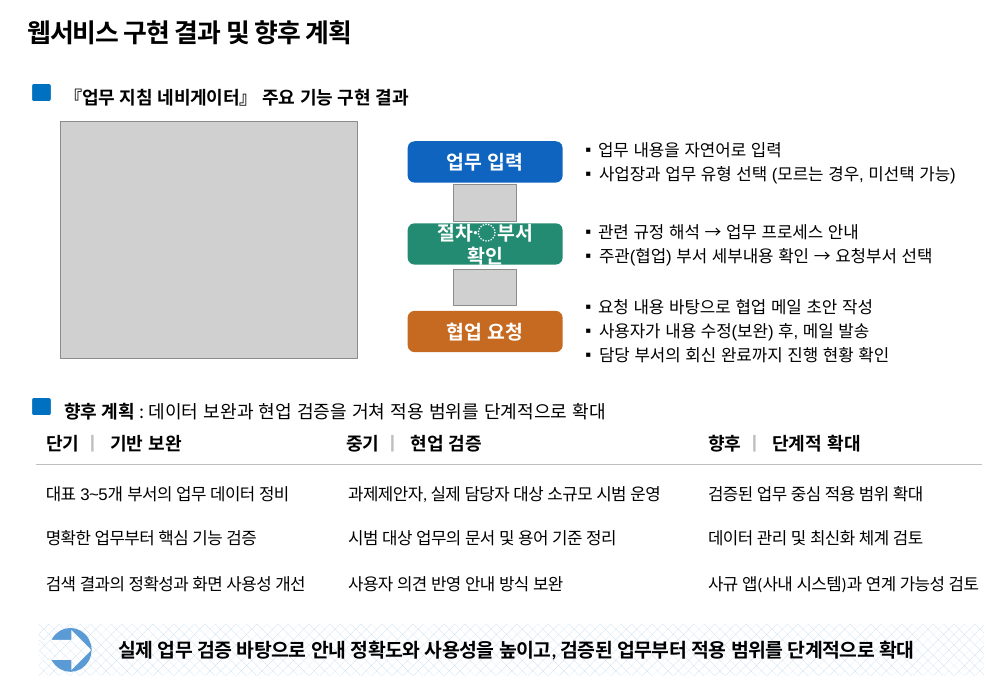
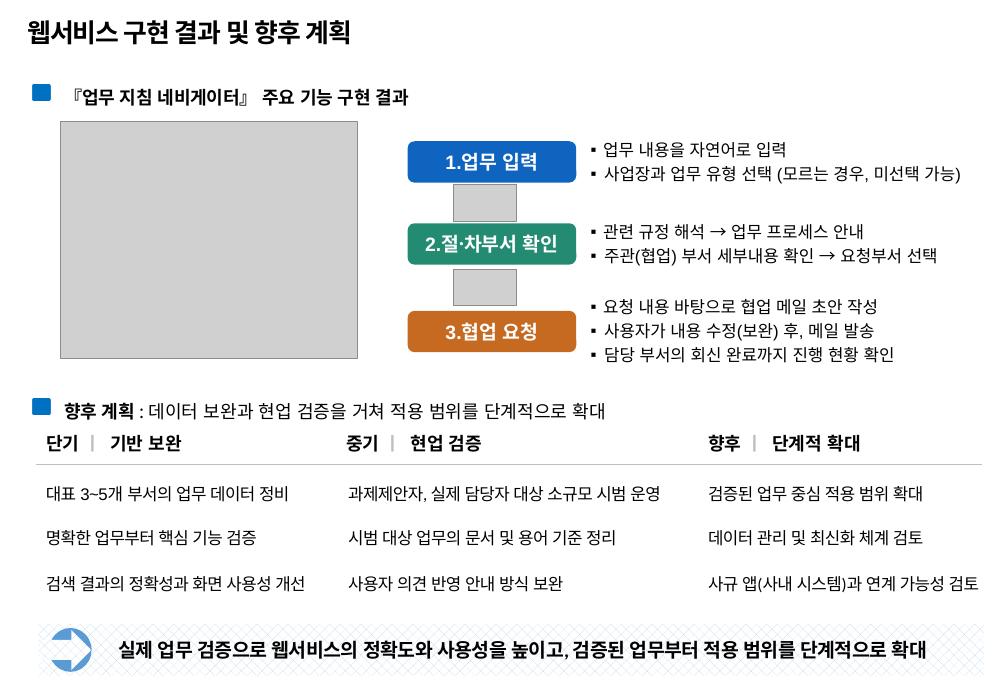
Before and after one commit to temmi81-hue/department-navigator-prototype, a slide deck: slide 3 of .codex-output/2609_업무 지침 네비게이터_발표자료.pptx. Drawn at 1008x698 pixels with LibreOffice and Linux fonts; fonts in the diff are those of the drawing; grey boxes stand for pictures; background and template pictures are left out. Boxes give left, top, right and bottom in pixels: in the first picture for what was removed or moved away, otherwise in the second. Text is boxed around its words. In the diff, an @@ line names an element or a change of style, - is before the commit and + after.

Commit message:
docs: 발표자료 내용 수정

```diff
--- a/.codex-output/2609_업무 지침 네비게이터_발표자료.pptx
+++ b/.codex-output/2609_업무 지침 네비게이터_발표자료.pptx
@@ rounded rectangle "1.업무 입력": place and size @@
-rounded rectangle "1.업무 입력" at bbox=[408, 141, 563, 182]
+rounded rectangle "1.업무 입력" at bbox=[408, 141, 576, 182]
@@ text in rounded rectangle at bbox=[445, 152, 539, 171]: text changed; font Calibri to Arial @@
-업무 입력
+1.업무 입력
@@ rounded rectangle "2.절차〮부서 확인": place and size @@
-rounded rectangle "2.절차〮부서 확인" at bbox=[408, 223, 563, 264]
+rounded rectangle "2.절차〮부서 확인" at bbox=[408, 223, 576, 264]
@@ text in rounded rectangle at bbox=[425, 234, 559, 253]: text changed; font Calibri to Arial @@
-절차〮부서 확인
+2.절차〮부서 확인
@@ 3 texts: place and size @@
-3 texts at bbox=[598, 142, 955, 363]
+3 texts at bbox=[603, 142, 960, 363]
@@ rounded rectangle "3.협업 요청": place and size @@
-rounded rectangle "3.협업 요청" at bbox=[408, 311, 563, 352]
+rounded rectangle "3.협업 요청" at bbox=[408, 311, 576, 352]
@@ text in rounded rectangle at bbox=[445, 322, 539, 341]: text changed; font Calibri to Arial @@
-협업 요청
+3.협업 요청
@@ text at bbox=[118, 639, 927, 661]: text changed @@
-실제 업무 검증 바탕으로 안내 정확도와 사용성을 높이고, 검증된 업무부터 적용 범위를 단계적으로 확대
+실제 업무 검증으로 웹서비스의 정확도와 사용성을 높이고, 검증된 업무부터 적용 범위를 단계적으로 확대
```
Also in this commit, not shown: 1 other slide changed.
